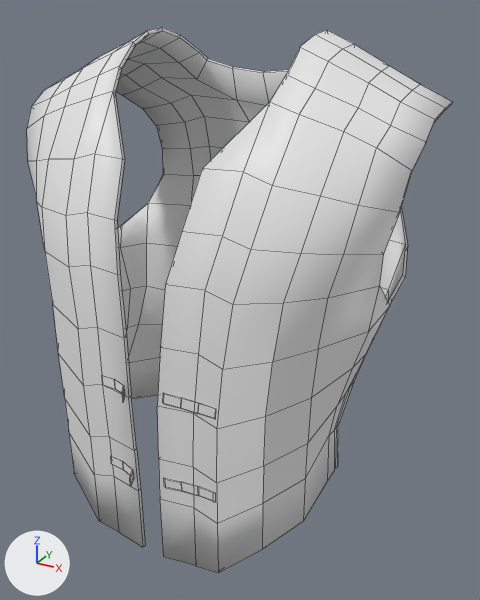
What one commit did to the Blender file Blender Files/SafetyVest.blend.
Camera for both pictures: a camera (50 mm lens) standing at (0.35, -0.594, 1.61) and looking at (0.028, -0.009, 1.317). Every picture has the same lights, and +X, +Y and +Z are marked at lower left. Mesh edges are drawn as thin lines.

Before the edit, the objects in view are built like this:
```python
me_plane_001 = bpy.data.meshes.new('Plane.001')
me_plane_001.from_pydata(...)  # 291 vertices, 248 faces; spans x -18.2..14.3, y -15.2..11.2, z -20.9..16.6
me_plane_001.polygons.foreach_set('use_smooth', [True] * 248)
ob_lowpoly = bpy.data.objects.new('LowPoly', me_plane_001)
ob_lowpoly.location = (0.0, -0.004, 1.35)
ob_lowpoly.rotation_euler = (0.279, 0.293, 0.0)  # degrees (16, 17, 0)
ob_lowpoly.scale = (0.0145, 0.0145, 0.0145)
_m = ob_lowpoly.modifiers.new('Solidify', 'SOLIDIFY')
_m.solidify_mode = 'NON_MANIFOLD'
_m.thickness = 0.25
_m.nonmanifold_thickness_mode = 'EVEN'
```
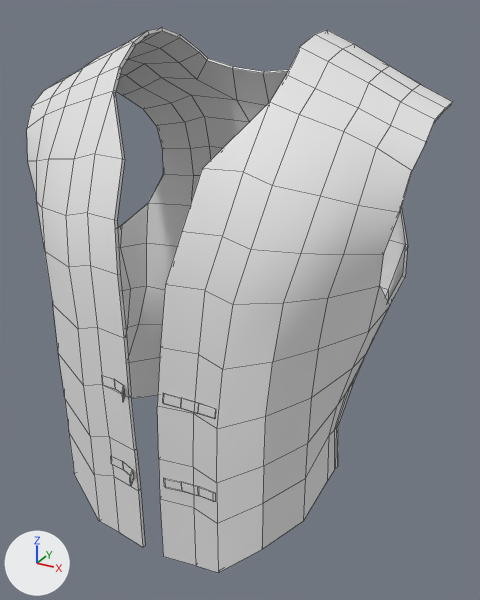
What differs and where, as boxes [x1, y1, x2, y2] in the pictures (480 x 600 px):
'LowPoly', reshaped, modifiers changed: [27, 27, 453, 573] in both
part 1 of me_plane_001, added: after [113, 27, 452, 572]

Patch to the scene script:
```diff
--- a/Blender Files/SafetyVest.blend.py
+++ b/Blender Files/SafetyVest.blend.py
@@ me_plane_001 @@
 # used by ob_lowpoly; location = (0.0, -0.004, 1.35); rotation_euler = (0.279, 0.293, 0.0), in degrees (16, 17, 0); scale = (0.0145, 0.0145, 0.0145)
-me_plane_001.from_pydata(...)  # 291 vertices, 248 faces; spans x -18.2..14.3, y -15.2..11.2, z -20.9..16.6
+me_plane_001.from_pydata(...)  # 582 vertices, 590 faces; spans x -18.2..14.3, y -15.2..11.2, z -20.9..16.6
+# me_plane_001 part 1: 291 vertices added at x -18.1..14.1, y -14.9..10.9, z -20.8..16.3
@@ ob_lowpoly @@
 ob_lowpoly.scale = (0.0145, 0.0145, 0.0145)
-_m = ob_lowpoly.modifiers.new('Solidify', 'SOLIDIFY')
-_m.solidify_mode = 'NON_MANIFOLD'
-_m.thickness = 0.25
-_m.nonmanifold_thickness_mode = 'EVEN'
```
